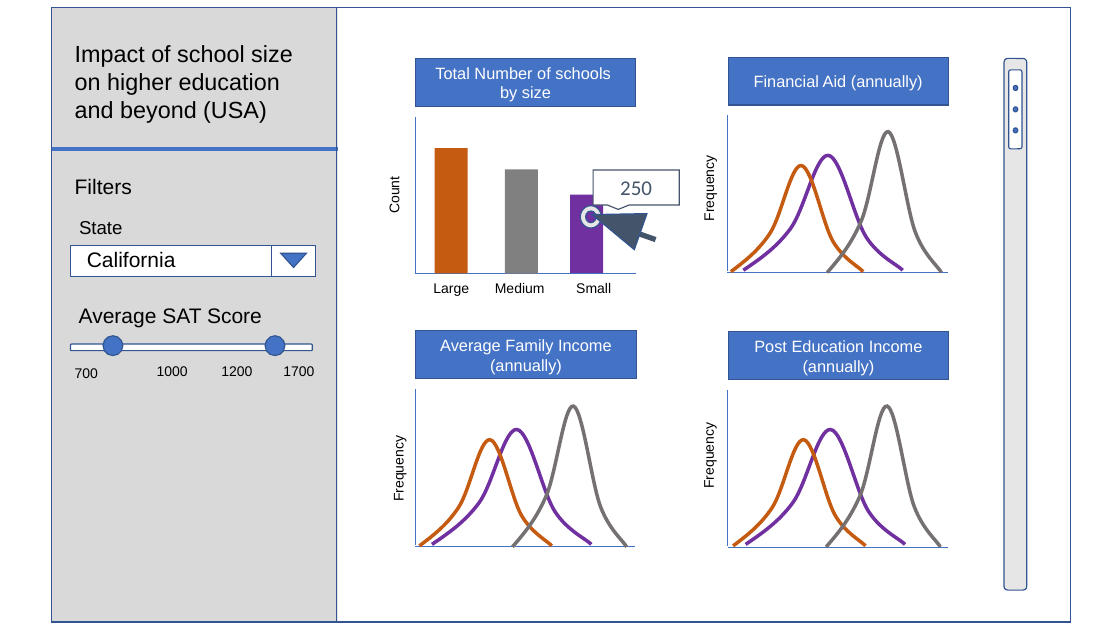
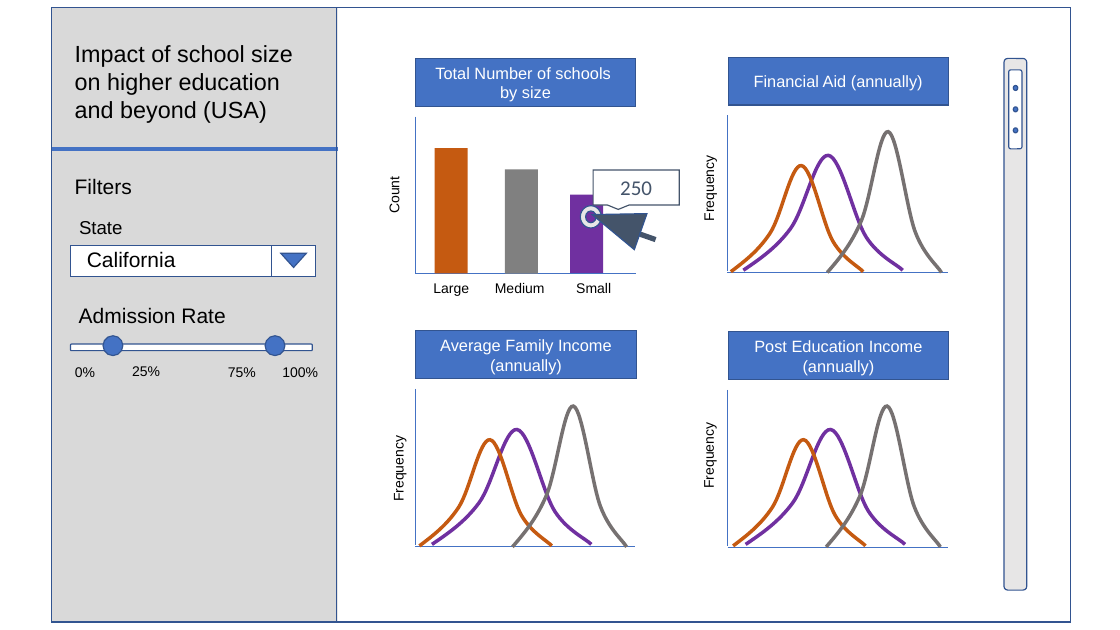
Before and after one commit to UBC-MDS/college_scorecard, a slide deck: slide 1 of images/sketch_of_college_scorecard.pptx. Drawn at 1120x630 pixels with LibreOffice and Linux fonts; fonts in the diff are those of the drawing. Boxes give left, top, right and bottom in pixels: in the first picture for what was removed or moved away, otherwise in the second. Text is boxed around its words. In the diff, an @@ line names an element or a change of style, - is before the commit and + after.

```diff
--- a/images/sketch_of_college_scorecard.pptx
+++ b/images/sketch_of_college_scorecard.pptx
@@ text at [79, 307, 225, 323]: text changed @@
-Average SAT Score
+Admission Rate
@@ text at [75, 367, 95, 377]: text changed @@
-700
+0%
@@ text at [132, 366, 160, 376]: text changed @@
-1000
+25%
@@ text at [228, 367, 256, 377]: text changed @@
-1200
+75%
@@ text at [282, 367, 318, 377]: text changed @@
-1700
+100%
```
Also in this commit, not shown: 11 other files.
